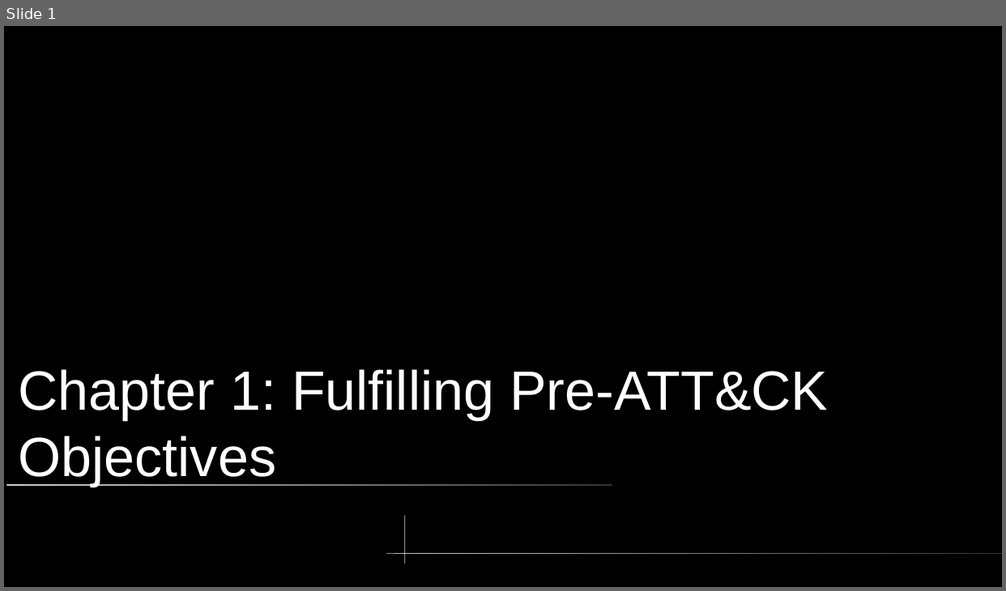
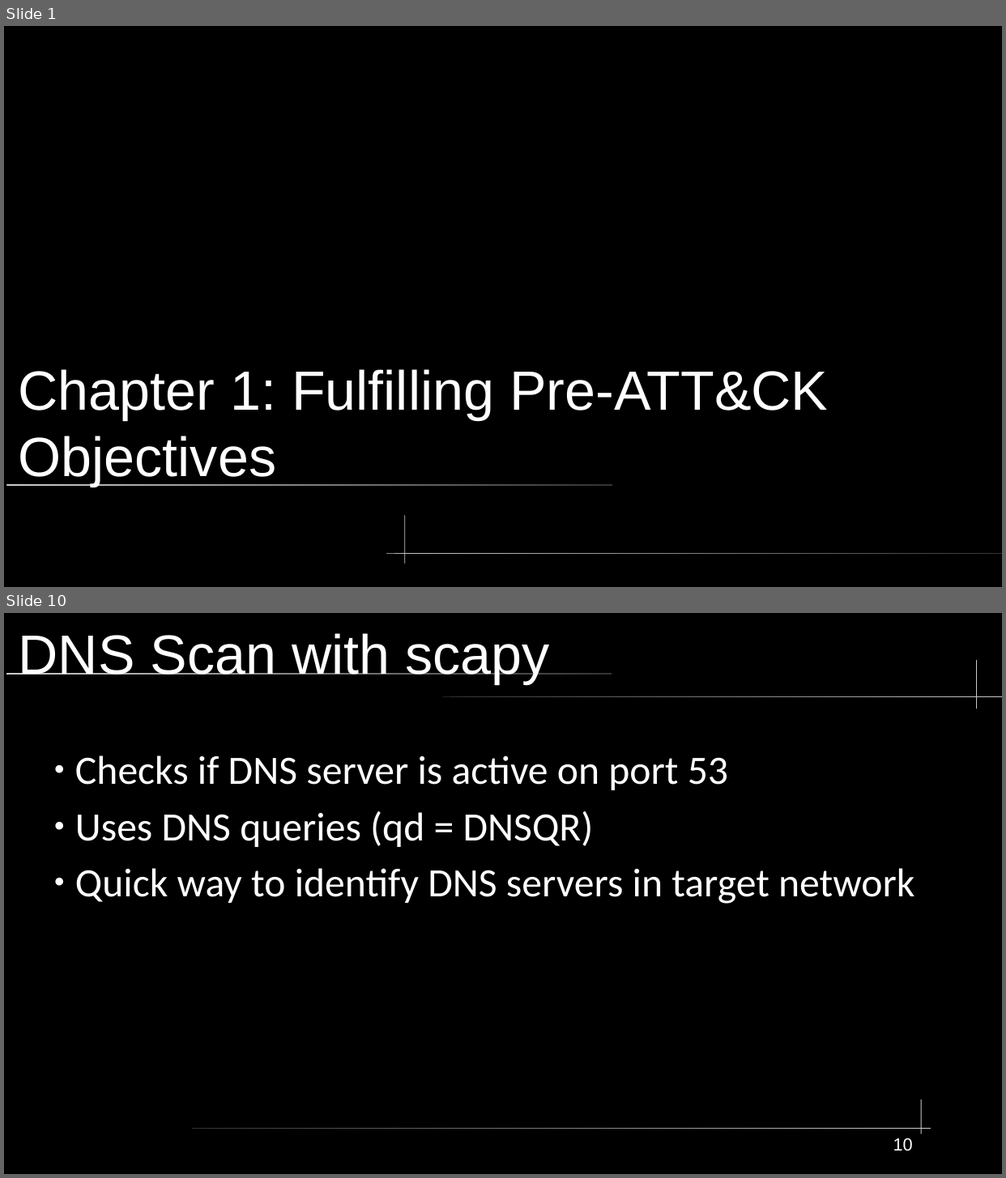
Before and after one commit to xXxSpicyBoiiixXx/COMPSFI-212, a slide deck: Cyber-Chapters/Chapter 1/Chapter1.odp. Shown one above the other, each under a label of ours: slide 1 before the commit, slides 1 and 10 after it; the slides between them are not shown. The pictures are 1006x591 and 1006x1178 pixels, drawn with LibreOffice and Linux fonts; fonts in the diff are those of the drawing. Boxes give left, top, right and bottom in pixels: in the first picture for what was removed or moved away, otherwise in the second. Text is boxed around its words. In the diff, an @@ line names an element or a change of style, - is before the commit and + after.

```diff
--- a/Cyber-Chapters/Chapter 1/Chapter1.odp
+++ b/Cyber-Chapters/Chapter 1/Chapter1.odp
@@ slide 10 added at bbox=[4, 613, 1002, 1174], background #000000 @@
@@ title added at bbox=[19, 633, 549, 684], 44 pt, text #FFFFFF @@
+DNS Scan with scapy
@@ freeform shape added at bbox=[977, 660, 978, 709], fill #CCCCCC @@
@@ rounded rectangle added at bbox=[6, 673, 612, 675], fill gradient #CCCCCC to #333333 @@
@@ rounded rectangle added at bbox=[443, 696, 1002, 697], fill gradient #333333 to #CCCCCC @@
@@ text added at bbox=[75, 756, 914, 904], 32 pt, text #FFFFFF @@
+● Checks if DNS server is active on port 53
+● Uses DNS queries (qd = DNSQR)
+● Quick way to identify DNS servers in target network
@@ freeform shape added at bbox=[922, 1100, 923, 1135], fill #CCCCCC @@
@@ rounded rectangle added at bbox=[193, 1128, 931, 1129], fill gradient #333333 to #CCCCCC @@
@@ page number added at bbox=[893, 1139, 913, 1152], 14 pt, text #FFFFFF @@
+10
```
Also in this commit, not shown: 1 slide changed, 18 other slides added, 1 slide removed, 3 other files.
